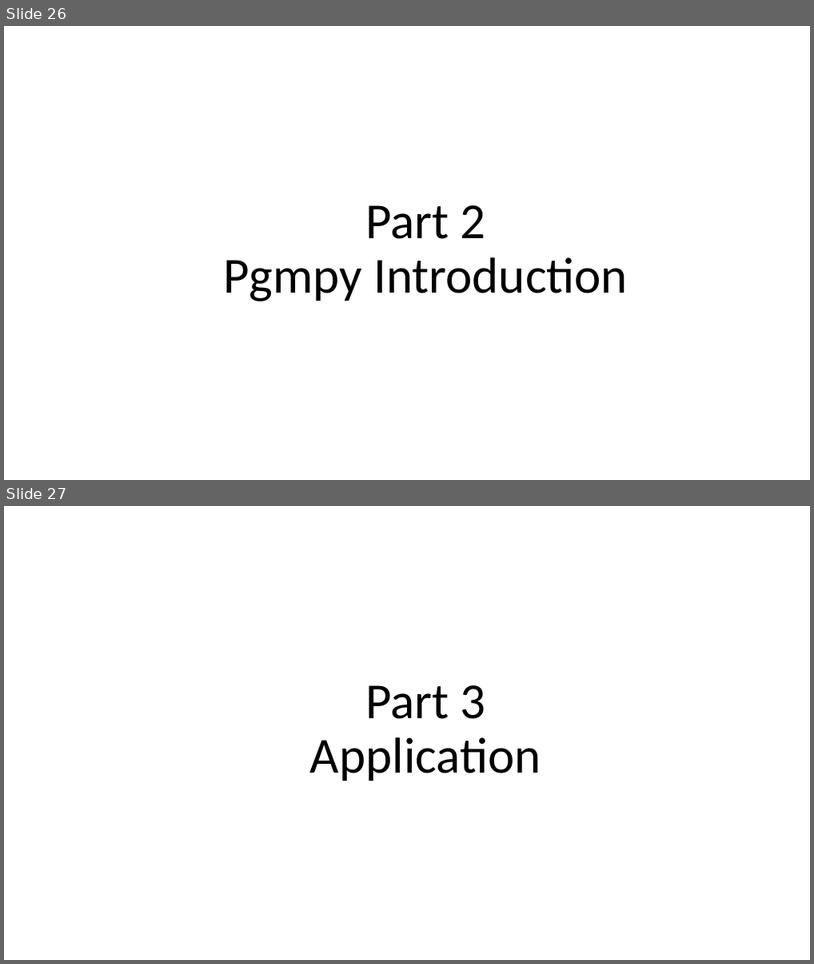
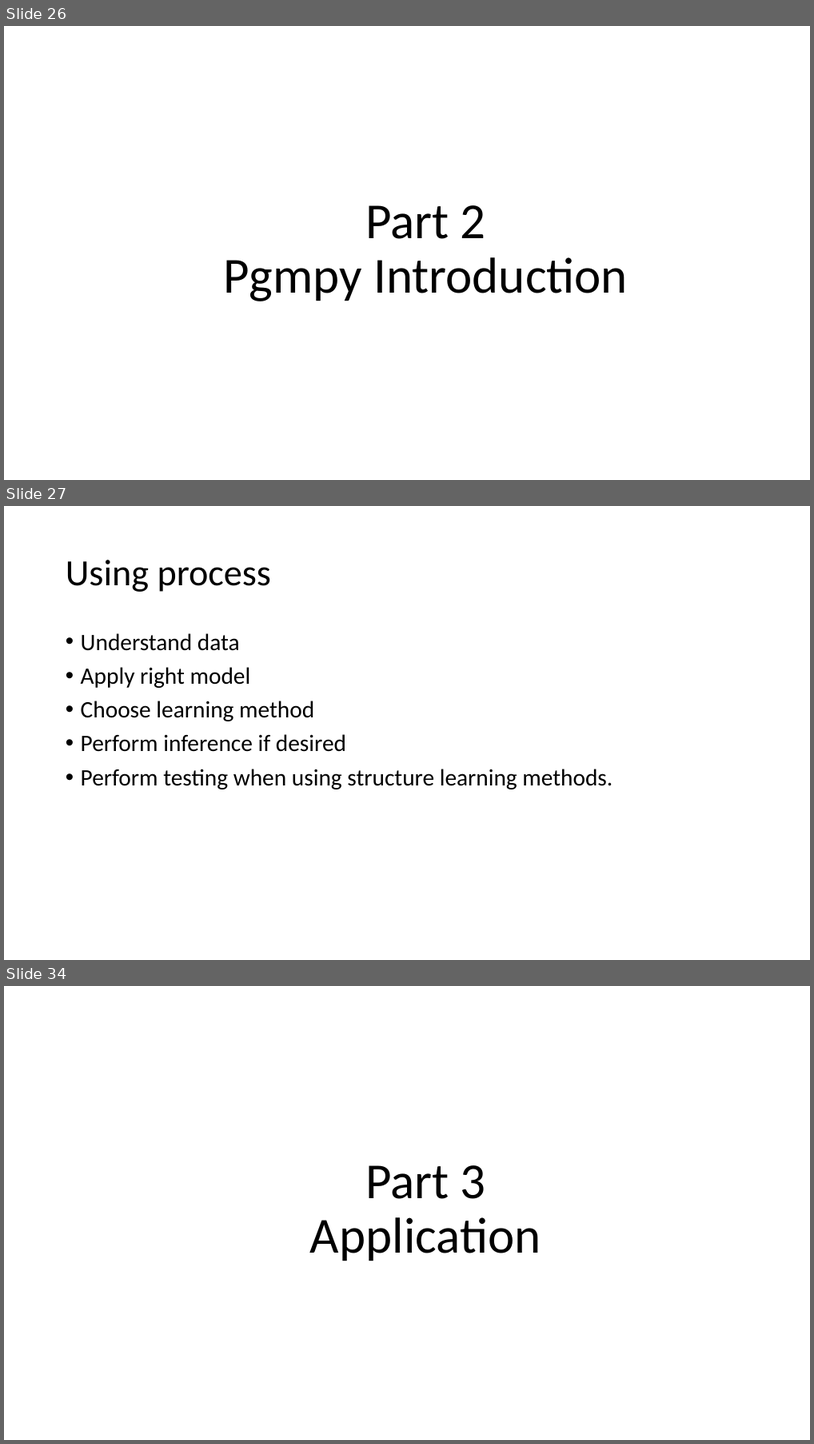
Before and after one commit to nguyenduyhanlam/Probabilistic_Graphical_Models, a slide deck: NguyenDuyHanLam_196005004/baocao.pptx. Shown one above the other, each under a label of ours: slides 26 and 27 before the commit, slides 26, 27 and 34 after it; the slides between them are not shown. The pictures are 814x964 and 814x1444 pixels, drawn with LibreOffice and Linux fonts; fonts in the diff are those of the drawing. Boxes give left, top, right and bottom in pixels: in the first picture for what was removed or moved away, otherwise in the second. Text is boxed around its words. In the diff, an @@ line names an element or a change of style, - is before the commit and + after.

```diff
--- a/NguyenDuyHanLam_196005004/baocao.pptx
+++ b/NguyenDuyHanLam_196005004/baocao.pptx
@@ slide 27 added at (4,506,810,960), background #FFFFFF @@
@@ title added at (66,560,272,592), 44 pt, text #000000 @@
+Using process
@@ text added at (81,633,613,789), 28 pt, text #000000 @@
+• Understand data
+• Apply right model
+• Choose learning method
+• Perform inference if desired
+• Perform testing when using structure learning methods.
@@ what was slide 27 is now slide 34 @@
```
Also in this commit, not shown: 2 slides changed, 6 other slides added, 1 other file.
